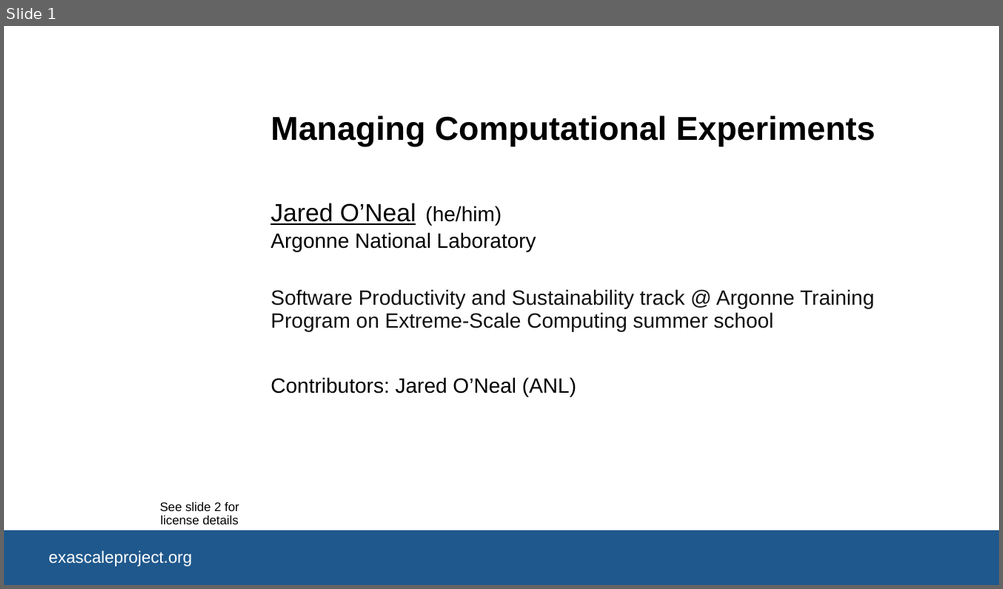
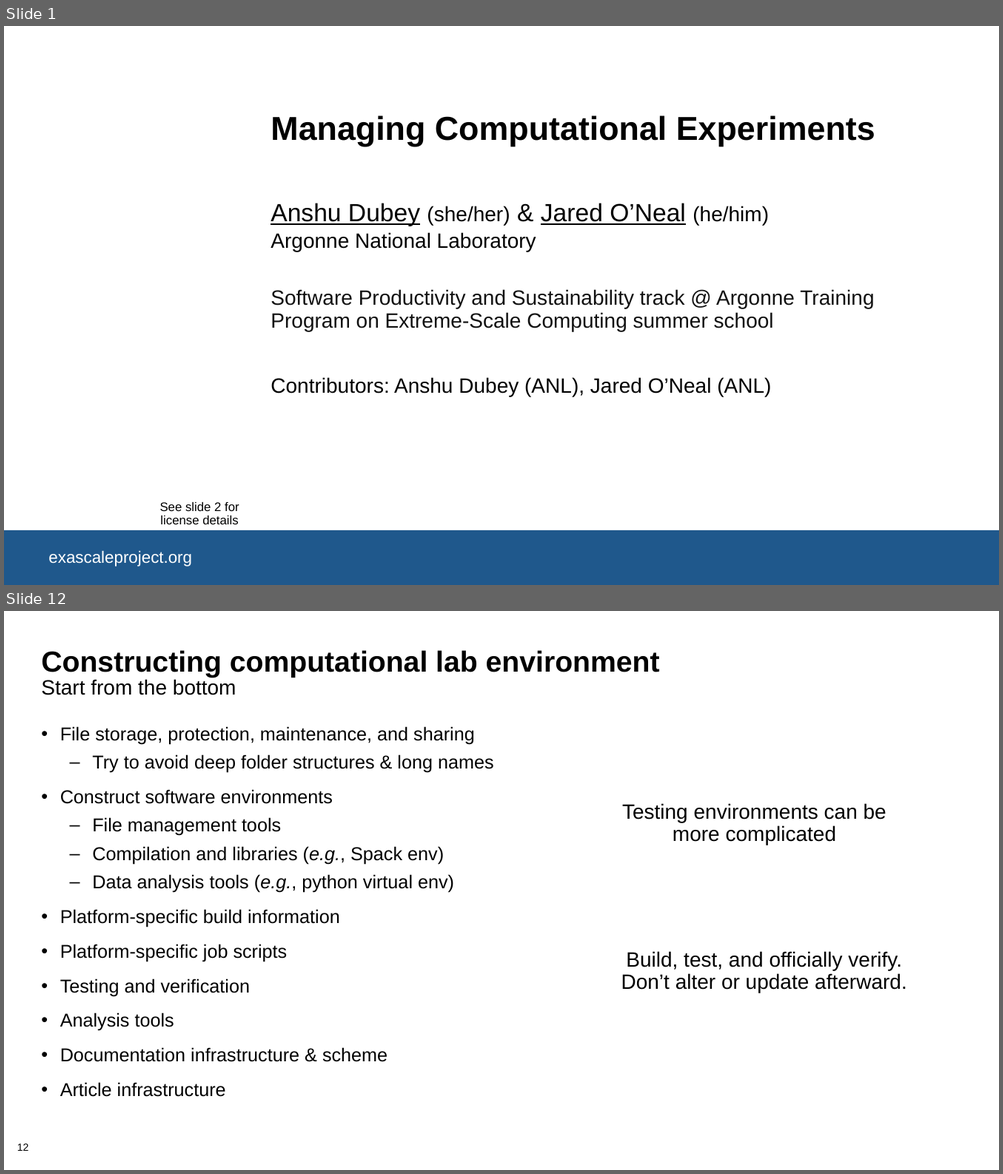
Before and after one commit to bssw-tutorial/presentations, a slide deck: computational-expts.pptx. Shown one above the other, each under a label of ours: slide 1 before the commit, slides 1 and 12 after it; the slides between them are not shown. The pictures are 1003x589 and 1003x1174 pixels, drawn with LibreOffice and Linux fonts; fonts in the diff are those of the drawing; background and template pictures are left out. Boxes give left, top, right and bottom in pixels: in the first picture for what was removed or moved away, otherwise in the second. Text is boxed around its words. In the diff, an @@ line names an element or a change of style, - is before the commit and + after.

Commit message:
(Issue #132) Rough skeleton of Jared's content.  This is likely too much content for 30 minutes.

```diff
--- a/computational-expts.pptx
+++ b/computational-expts.pptx
@@ slide 12 added at <box>4,611,999,1170</box>, background #FFFFFF @@
@@ title added at <box>41,650,660,695</box>, 28 pt, text #000000, bold @@
+Constructing computational lab environment
+Start from the bottom
@@ text added at <box>60,726,494,1062</box>, 18 pt, text #000000 @@
+• File storage, protection, maintenance, and sharing
+  – Try to avoid deep folder structures & long names
+• Construct software environments
+  – File management tools
+  – Compilation and libraries (e.g., Spack env)
+  – Data analysis tools (e.g., python virtual env)
+• Platform-specific build information
+• Platform-specific job scripts
+• Testing and verification
+• Analysis tools
+• Documentation infrastructure & scheme
+• Article infrastructure
@@ text added at <box>622,803,886,845</box>, 20 pt, text #000000 @@
+Testing environments can be
+more complicated
@@ text added at <box>621,951,907,993</box>, 20 pt, text #000000 @@
+Build, test, and officially verify.
+Don’t alter or update afterward.
@@ page number added at <box>17,1144,29,1151</box>, 10 pt, text #000000 @@
+12
@@ slide 1 changed as well @@
@@ text at <box>270,203,768,227</box>: text changed @@
-Jared O’Neal
+Anshu Dubey (she/her) & Jared O’Neal (he/him)
@@ text removed at <box>425,206,501,225</box> @@
-(he/him)
@@ text at <box>270,378,771,397</box>: text changed @@
-Contributors: Jared O’Neal (ANL)
+Contributors: Anshu Dubey (ANL), Jared O’Neal (ANL)
```
Also in this commit, not shown: 17 other slides added.
